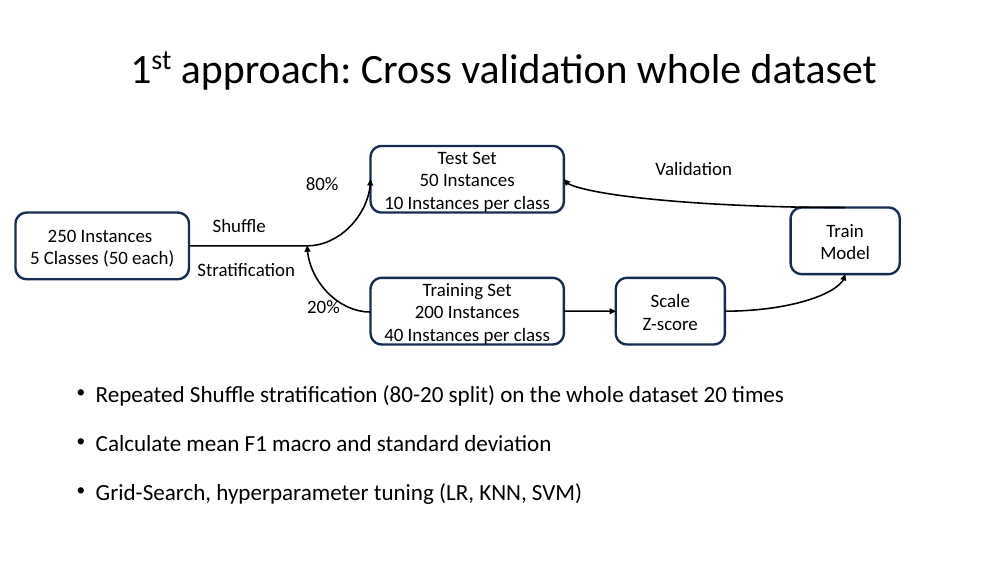
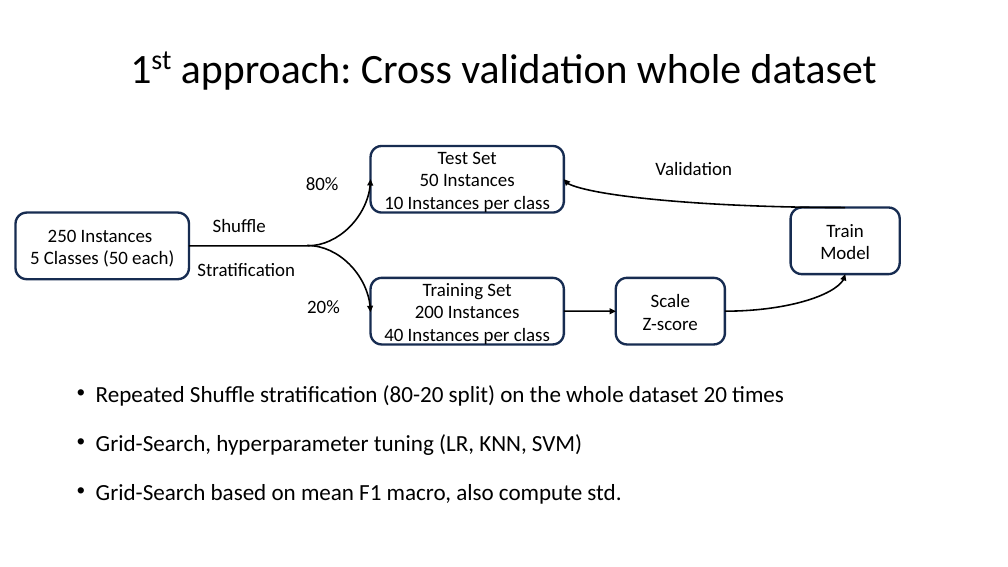
Before and after one commit to johnsaveus/Prog_Metal_Classification, a slide deck: slide 6 of Report.odp. Drawn at 1008x567 pixels with LibreOffice and Linux fonts; fonts in the diff are those of the drawing. Boxes give left, top, right and bottom in pixels: in the first picture for what was removed or moved away, otherwise in the second. Text is boxed around its words. In the diff, an @@ line names an element or a change of style, - is before the commit and + after.

```diff
--- a/Report.odp
+++ b/Report.odp
@@ curved arrow moved from (371, 312) - (307, 246) to (307, 246) - (371, 312) @@
@@ text at [96, 435, 551, 451]: paragraph removed @@
-• Calculate mean F1 macro and standard deviation
@@ text at [96, 484, 621, 504]: paragraph added @@
+• Grid-Search based on mean F1 macro, also compute std.
```
Also in this commit, not shown: 4 other slides changed, 8 other files.
